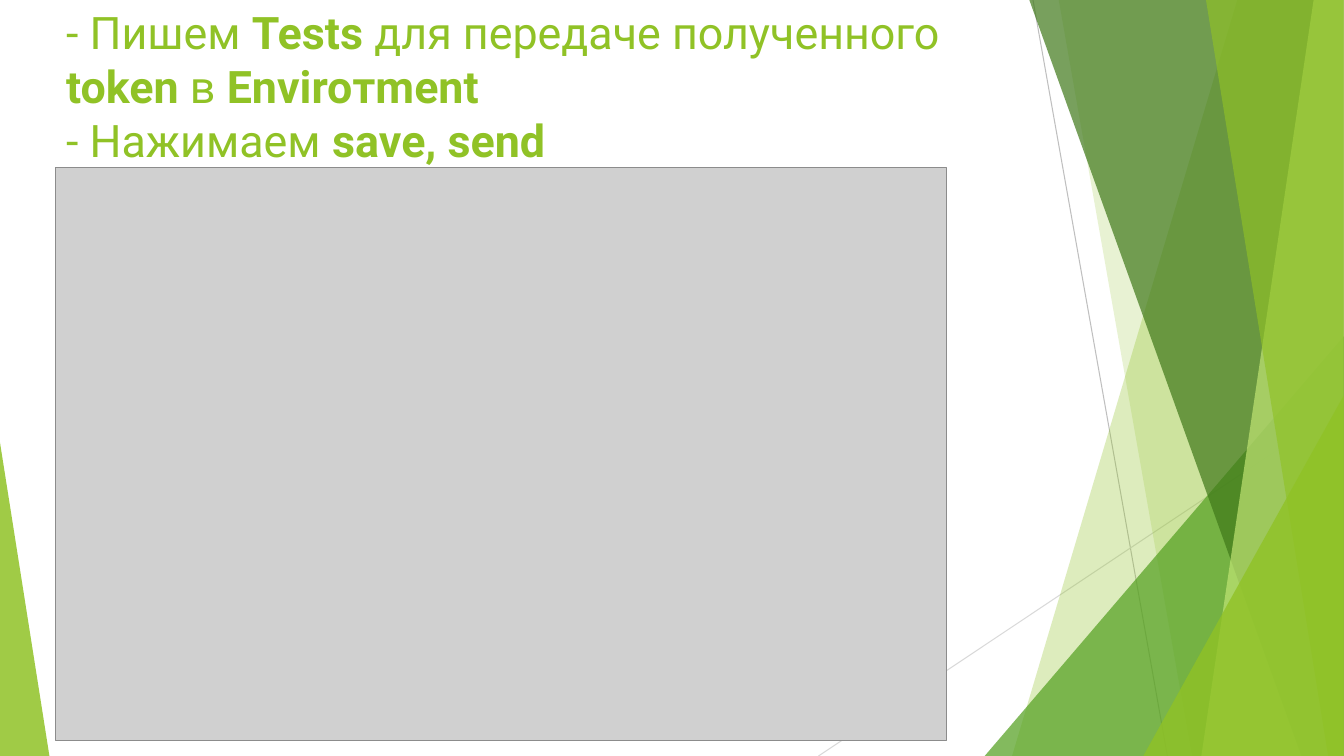
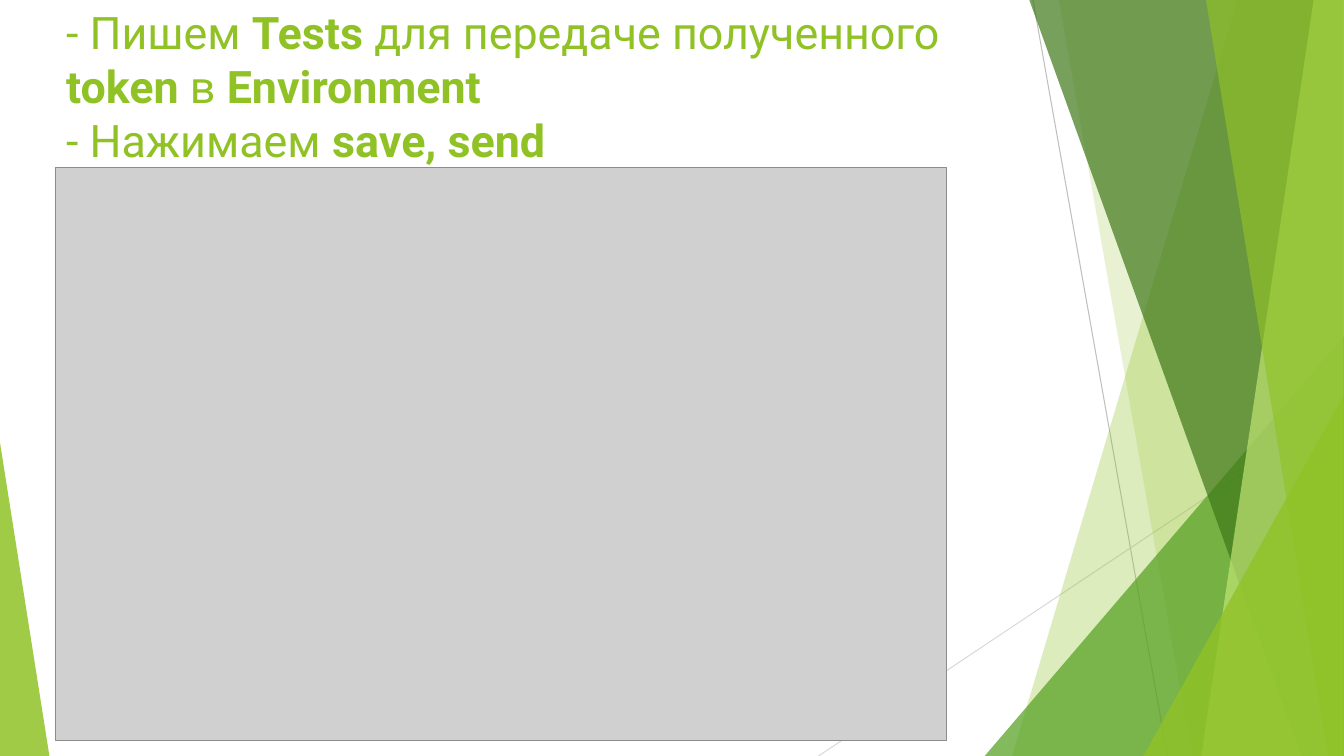
Before and after one commit to IrKoshel/My_experience, a slide deck: slide 5 of 5.1 My_Task_Charles_rewrite_modification.pptx. Drawn at 1344x756 pixels with LibreOffice and Linux fonts; fonts in the diff are those of the drawing; grey boxes stand for pictures. Boxes give left, top, right and bottom in pixels: in the first picture for what was removed or moved away, otherwise in the second. Text is boxed around its words. In the diff, an @@ line names an element or a change of style, - is before the commit and + after.

Commit message:
update file .pptx

```diff
--- a/5.1 My_Task_Charles_rewrite_modification.pptx
+++ b/5.1 My_Task_Charles_rewrite_modification.pptx
@@ title at (66,17,939,168): text changed @@
-- Пишем Tests для передаче полученного token в Enviroтment
-- Нажимаем save, send
+- Пишем Tests для передаче полученного token в Environment
+- Нажимаем save, send
```
